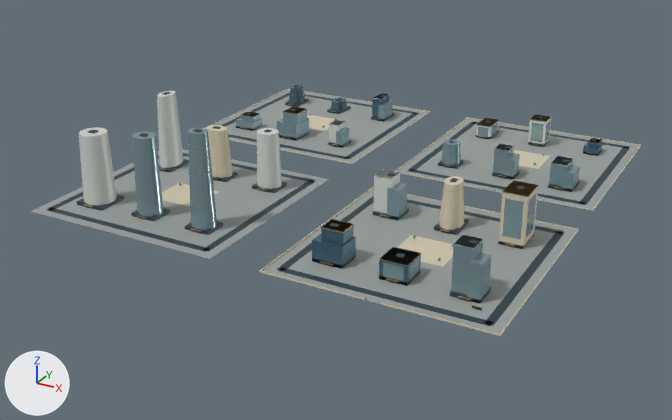
Before and after pictures for a commit that changed the glTF model web/public/assets/3d/ampliworld/GC-CITY-2030/GC-TILE-06-18.glb.
Both versions are drawn from a camera (50 mm lens) standing at (-3333.0, -4305.0, 579.0) and looking at (-4014.0, -3066.0, -40.0). The lights are fixed; the arrows at lower left show +X, +Y and +Z. The picture after the commit comes second. Where no turn or scale is listed for an object, it has been applied to the vertices. Vertices at exactly the same position are counted once.

In view in the first picture: 'GC-TILE-06-18-blue', 'GC-TILE-06-18-dark', 'GC-TILE-06-18-glass', 'GC-TILE-06-18-gold', 'GC-TILE-06-18-ivory', 'GC-TILE-06-18-paving', 'GC-TILE-06-18-white'.
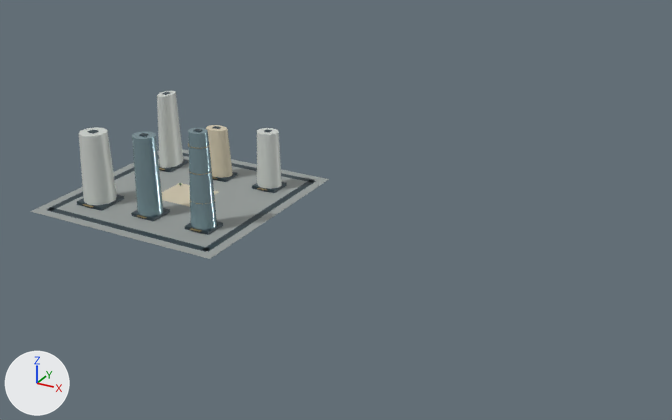
Changed parts and their boxes (x1, y1, x2, y2) in the pictures (672 x 420 px):
'GC-TILE-06-18-paving', reshaped (51% narrower, 55% shorter): before (31, 90, 640, 334); after (31, 149, 329, 259)
'GC-TILE-06-18-glass', reshaped (81% narrower, 50% shorter): before (132, 100, 580, 303); after (132, 128, 217, 230)
'GC-TILE-06-18-dark', reshaped (54% narrower, 33% shorter): before (47, 85, 630, 326); after (47, 92, 316, 252)
'GC-TILE-06-18-ivory', reshaped: before (162, 89, 641, 336); after (162, 125, 233, 207)
'GC-TILE-06-18-white', reshaped (59% narrower, 28% shorter): before (79, 91, 574, 249); after (79, 91, 282, 205)
'GC-TILE-06-18-blue', deleted: before (289, 84, 603, 286)
'GC-TILE-06-18-gold', reshaped: before (83, 88, 603, 308); after (83, 143, 267, 232)
part 1 of me_mesh_0, deleted: before (214, 90, 428, 163)
part 2 of me_mesh_0, deleted: before (397, 118, 640, 209)
part 3 of me_mesh_0, deleted: before (262, 188, 577, 334)
part 4 of me_mesh_1, deleted: before (221, 85, 630, 326)
part 5 of me_mesh_2, deleted: before (204, 89, 641, 336)
part 6 of me_mesh_8, deleted: before (329, 93, 574, 249)
part 7 of me_mesh_5, deleted: before (240, 88, 603, 308)
part 8 of me_mesh_7, deleted: before (236, 100, 580, 303)

Diff of the bpy script that builds the scene:
```diff
--- a/web/public/assets/3d/ampliworld/GC-CITY-2030/GC-TILE-06-18.glb.py
+++ b/web/public/assets/3d/ampliworld/GC-CITY-2030/GC-TILE-06-18.glb.py
@@ me_mesh_0 @@
 # used by ob_gc_tile_06_18_paving; location = (0.0, 0.0, 0.0)
-me_mesh_0.from_pydata(...)  # 32 vertices, 48 faces; spans x -4379.0..-3621.0, y -3379.0..-2621.0, z 0.0
+me_mesh_0.from_pydata(...)  # 8 vertices, 12 faces; spans x -4379.0..-4041.0, y -3379.0..-3041.0, z 0.0
+# me_mesh_0 part 1: the loose piece of 8 vertices spanning x -4379.0..-4041.0, y -2959.0..-2621.0, z 0.0 is deleted
+# me_mesh_0 part 2: the loose piece of 8 vertices spanning x -3959.0..-3621.0, y -2959.0..-2621.0, z 0.0 is deleted
+# me_mesh_0 part 3: the loose piece of 8 vertices spanning x -3959.0..-3621.0, y -3379.0..-3041.0, z 0.0 is deleted
 me_mesh_0.materials.append(mat_paving)
@@ me_mesh_1 @@
 # used by ob_gc_tile_06_18_dark; location = (0.0, 0.0, 0.0)
-me_mesh_1.from_pydata(...)  # 520 vertices, 780 faces; spans x -4364.0..-3636.0, y -3364.0..-2636.0, z 0.0..152.0
+me_mesh_1.from_pydata(...)  # 128 vertices, 192 faces; spans x -4364.0..-4056.0, y -3364.0..-3056.0, z 0.0..152.0
+# me_mesh_1 part 4: 49 loose pieces with 392 vertices, spanning x -4364.0..-3636.0, y -3364.0..-2636.0, z 0.0..82.0, are deleted
 me_mesh_1.materials.append(mat_dark)
@@ me_mesh_2 @@
 # used by ob_gc_tile_06_18_ivory; location = (0.0, 0.0, 0.0)
-me_mesh_2.from_pydata(...)  # 204 vertices, 320 faces; spans x -4380.0..-3620.0, y -3380.0..-2620.0, z 0.0..86.0
+me_mesh_2.from_pydata(...)  # 30 vertices, 52 faces; spans x -4250.0..-4170.0, y -3246.0..-3101.0, z 0.0..86.0
+# me_mesh_2 part 5: 20 loose pieces with 174 vertices, spanning x -4380.0..-3620.0, y -3380.0..-2620.0, z 0.0..81.0, are deleted
 me_mesh_2.materials.append(mat_ivory)
@@ me_mesh_5 @@
 # used by ob_gc_tile_06_18_gold; location = (0.0, 0.0, 0.0)
-me_mesh_5.from_pydata(...)  # 1044 vertices, 1776 faces; spans x -4332.0..-3661.0, y -3380.0..-2674.0, z 0.0..130.0
+me_mesh_5.from_pydata(...)  # 444 vertices, 792 faces; spans x -4332.0..-4091.0, y -3328.0..-3094.0, z 4.0..130.0
+# me_mesh_5 part 7: 54 loose pieces with 600 vertices, spanning x -4323.0..-3661.0, y -3380.0..-2674.0, z 0.0..81.0, are deleted
 me_mesh_5.materials.append(mat_gold)
@@ me_mesh_7 @@
 # used by ob_gc_tile_06_18_glass; location = (0.0, 0.0, 0.0)
-me_mesh_7.from_pydata(...)  # 298 vertices, 468 faces; spans x -4330.0..-3669.0, y -3319.0..-2674.0, z 0.0..151.0
+me_mesh_7.from_pydata(...)  # 44 vertices, 80 faces; spans x -4230.0..-4090.0, y -3317.0..-3279.0, z 5.0..151.0
+# me_mesh_7 part 8: 30 loose pieces with 254 vertices, spanning x -4330.0..-3669.0, y -3319.0..-2674.0, z 0.0..72.0, are deleted
 me_mesh_7.materials.append(mat_glass)
@@ me_mesh_8 @@
 # used by ob_gc_tile_06_18_white; location = (0.0, 0.0, 0.0)
-me_mesh_8.from_pydata(...)  # 146 vertices, 240 faces; spans x -4334.0..-3683.0, y -3324.0..-2674.0, z 0.0..130.0
+me_mesh_8.from_pydata(...)  # 66 vertices, 120 faces; spans x -4334.0..-4090.0, y -3324.0..-3092.0, z 5.0..130.0
+# me_mesh_8 part 6: 10 loose pieces with 80 vertices, spanning x -4125.0..-3683.0, y -3314.0..-2674.0, z 0.0..72.0, are deleted
 me_mesh_8.materials.append(mat_white)
@@ ob_gc_tile_06_18_blue @@
-ob_gc_tile_06_18_blue = bpy.data.objects.new('GC-TILE-06-18-blue', me_mesh_6)
-ob_gc_tile_06_18_blue.location = (0.0, 0.0, 0.0)
```
